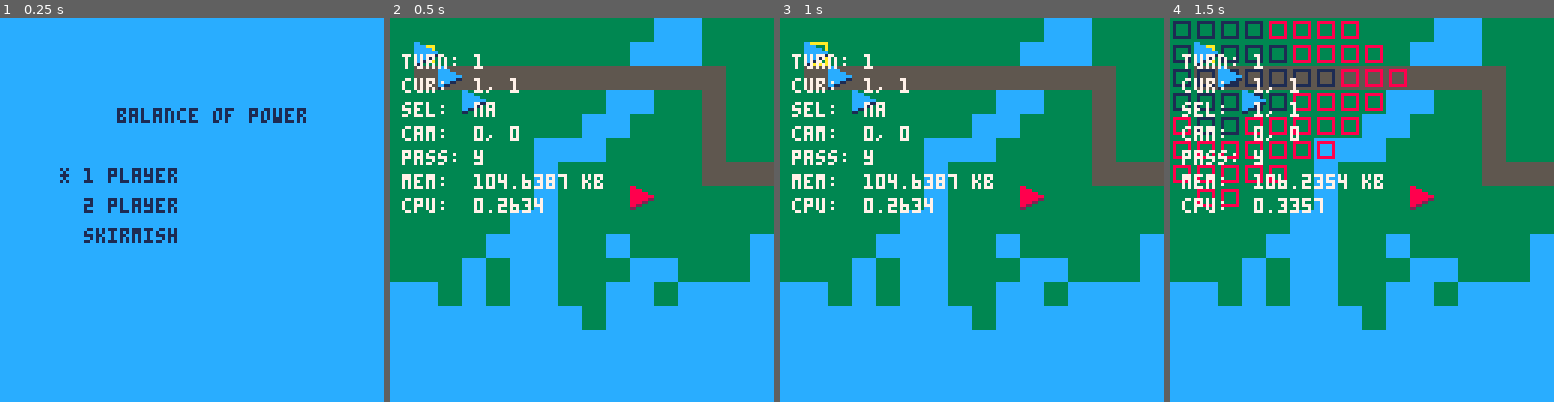
Above: before the commit, frames 1-4 (left to right).
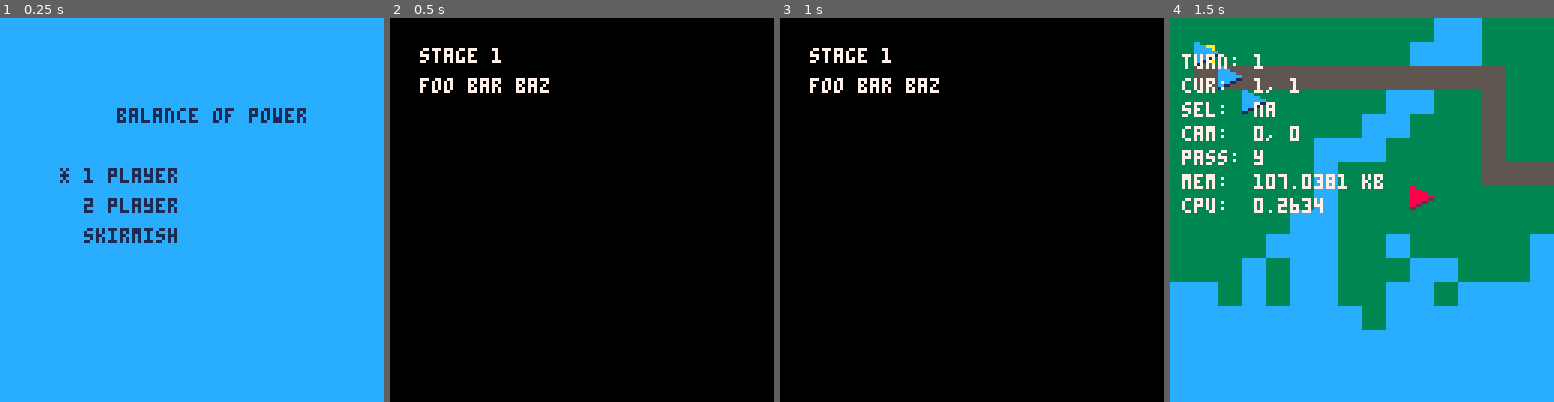
Above: after the commit, the same moments.

Repository: chrisallenlane/balance-of-power
Game: PICO-8 cartridge balance-of-power.p8
The game is run twice, just before and just after one commit, with the same random seed, the same clock (stepped at 60 frames per second) and the same inputs.
Inputs:
- Up to frame 1 (0.25 s): no input
- Up to frame 2 (0.5 s): tap X (X key) at 0.33 s
- Up to frame 3 (1 s): tap O (Z key) at 0.7 s
- Up to frame 4 (1.5 s): tap X (X key) at 1.07 s

Frame 1 is identical in both runs. In frame 2, 100% of the frame differs, in the area x 0-100%, y 0-100%; in frame 3, 100%; in frame 4, 6.7%.

Commit message:
feat(map): stub map interstitial screens

Diff:
--- a/balance-of-power.p8
+++ b/balance-of-power.p8
@@ -10,6 +10,7 @@
 #include src/screen.lua
 #include src/screen-battle.lua
 #include src/screen-title.lua
+#include src/screen-intr.lua
 #include src/screen-victory.lua
 #include src/screen-defeat.lua
 #include src/menu-screen-title.lua
--- a/map/1.lua
+++ b/map/1.lua
@@ -1,5 +1,10 @@
 add(Map.defs, function ()
   return {
+    intr = {
+        head = "stage 1",
+        body = "foo bar baz",
+    },
+
     camera = {x = 0, y = 0},
 
     cell = {x = 0, y = 0, w = 32, h = 16},
--- a/map/2.lua
+++ b/map/2.lua
@@ -1,5 +1,10 @@
 add(Map.defs, function ()
   return {
+    intr = {
+        head = "stage 2",
+        body = "foo bar baz",
+    },
+
     camera = {x = 0, y = 15},
 
     cell = {x = 32, y = 0, w = 16, h = 32},
--- a/map/3.lua
+++ b/map/3.lua
@@ -1,5 +1,10 @@
 add(Map.defs, function ()
   return {
+    intr = {
+        head = "stage 3",
+        body = "foo bar baz",
+    },
+
     camera = {x = 16, y = 16},
 
     cell = {x = 48, y = 0, w = 32, h = 32},
--- a/src/main.lua
+++ b/src/main.lua
@@ -6,8 +6,10 @@
     -- implement a "reset map" menu function
     menuitem(2, "reset map", Map.reset)
 
+    -- load the first map
+    Map:load(1)
+
     -- load the title screen
-    -- TODO: set this default; remove this call
     Screens.load("title")
 
     -- TODO: initialize two players, one of which may be a CPU depending on
--- a/src/map.lua
+++ b/src/map.lua
@@ -8,6 +8,9 @@
 
     -- the map definitions
     defs = {},
+
+    -- interstitial
+    intr = {head = "", body = ""},
 }
 
 -- load the specified map
@@ -36,6 +39,7 @@
     if Map.num < #Map.defs then
         Map.num = Map.num + 1
         Map:load(Map.num)
+        Screens.load("intr")
     else
         Screens.load("victory")
     end
--- a/src/screen-battle.lua
+++ b/src/screen-battle.lua
@@ -5,7 +5,11 @@
 
     -- TODO: handle 1-player, 2-player games
     -- TODO: load the next map, unless we're on the final map
-    if p1 == 0 then Screens.load("defeat") end
+    if p1 == 0 then
+        -- TODO: display a defeat banner
+        Screens.load("defeat")
+        return
+    end
     if p2 == 0 then
         -- load the next map until we run out of maps
         -- TODO: load "interstitial" screen
@@ -13,9 +17,12 @@
         if nxt < #Map.defs then
             Map.num = nxt
             Map:load(Map.num)
+            -- TODO: display a victory banner
+            Screens.load("intr")
         else
             Screens.load("victory")
         end
+        return
     end
 
     -- If the "end turn" menu is visible, run its update loop
--- /dev/null
+++ b/src/screen-intr.lua
@@ -0,0 +1,11 @@
+function Screens.intr.update()
+    if BtnX:btnp() then Screens.load("battle") end
+end
+
+function Screens.intr.draw()
+    cls()
+    rectfill(0, 0, 127, 127, 0)
+    print(Map.current.intr.head, 10, 10, 7)
+    print(Map.current.intr.body, 10, 20, 7)
+    camera(0, 0)
+end
--- a/src/screen-title.lua
+++ b/src/screen-title.lua
@@ -23,9 +23,9 @@
         -- initialize player 2
         add(Players, Player:new({num = 2, cpu = cpu}))
 
-        -- TODO: remove this explict call
-        Map:load(1)
-        Screens.load("battle")
+        -- load the map interstitial
+        -- TODO: handle this differently in 2-player mode
+        Screens.load("intr")
     end
 end
 
--- a/src/screen.lua
+++ b/src/screen.lua
@@ -1,6 +1,6 @@
 Game.screen = {}
 
-Screens = {title = {}, battle = {}, defeat = {}, victory = {}}
+Screens = {title = {}, intr = {}, battle = {}, defeat = {}, victory = {}}
 
 -- loads a screen
 function Screens.load(name)
Not shown, changed: TODO
